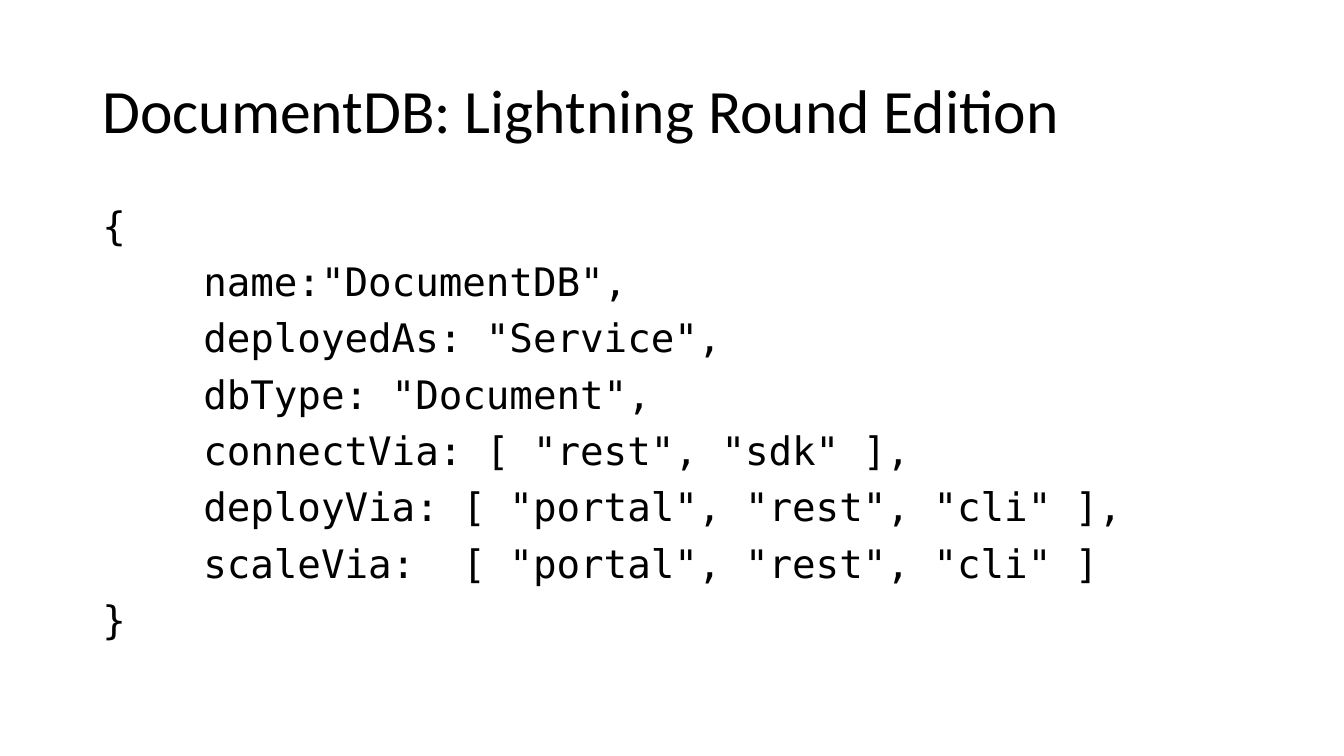
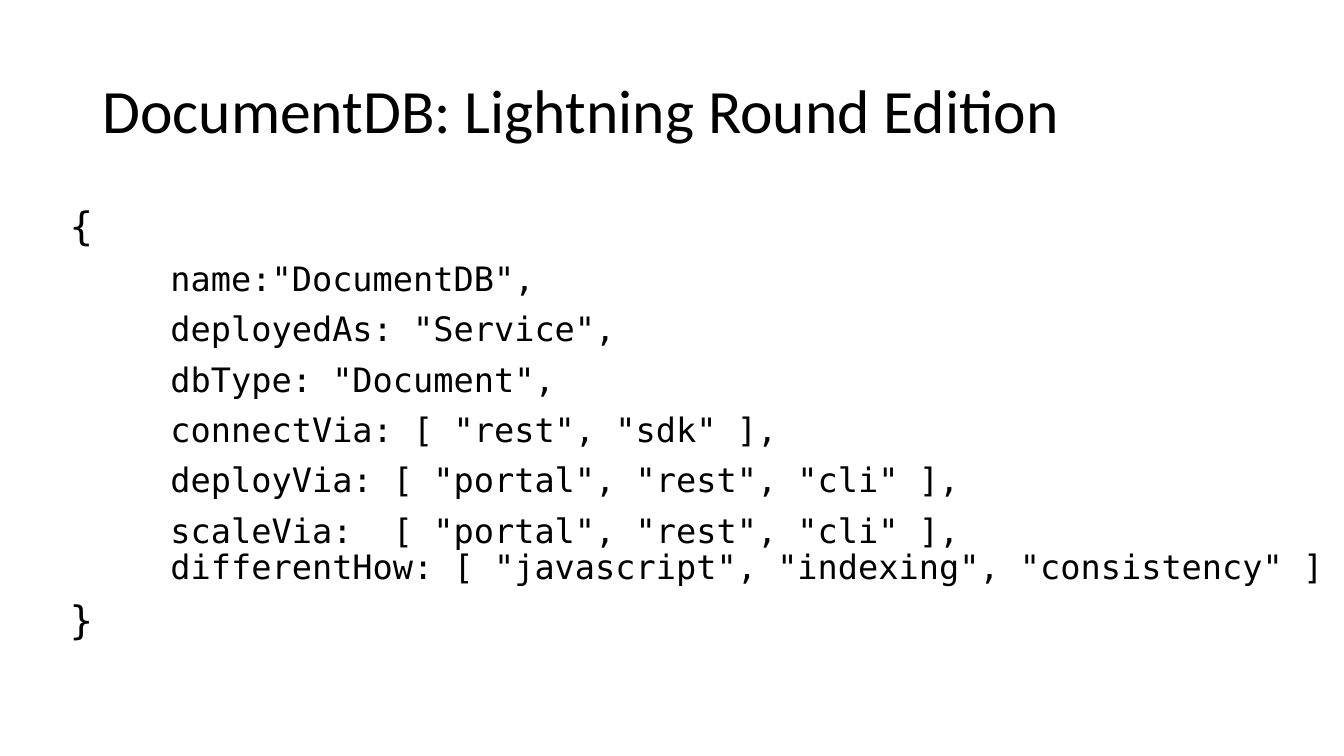
Before and after one commit to dmakogon/nosqlnow2015, a slide deck: slide 3 of indexing-nirvana.pptx. Drawn at 1344x756 pixels with LibreOffice and Linux fonts; fonts in the diff are those of the drawing. Boxes give left, top, right and bottom in pixels: in the first picture for what was removed or moved away, otherwise in the second. Text is boxed around its words. In the diff, an @@ line names an element or a change of style, - is before the commit and + after.

Commit message:
changes

```diff
--- a/indexing-nirvana.pptx
+++ b/indexing-nirvana.pptx
@@ text "{": place and size @@
-text "{" at bbox=[203, 267, 1052, 586]
+text "{" at bbox=[170, 266, 1283, 586]
@@ text at bbox=[170, 266, 898, 499]: size 28 to 24 pt in "name:"DocumentDB",", "deployedAs: "Service",", "dbType: "Document",", "connectVia: [ "rest", "sdk" ]," and 1 more places @@
@@ text at bbox=[170, 517, 1283, 586]: text changed; size 28 to 24 pt @@
-scaleVia: [ "portal", "rest", "cli" ]
+scaleVia: [ "portal", "rest", "cli" ],
+differentHow: [ "javascript", "indexing", "consistency" ]
```
Also in this commit, not shown: 2 other slides changed, 10 slides added.
